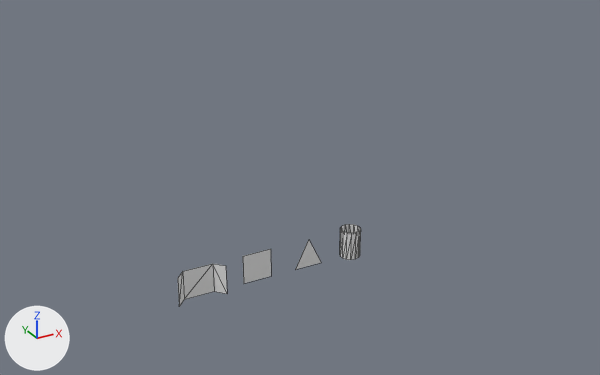
One commit to the Blender file questgame/Assets/Models/Spline Brushes/Standard Brushes.blend: the scene before it, then after it.
Rendered twice from a 50 mm lens placed at (-20.2, -42.5, 26.1), pointed at (10.6, 13.6, -1.9). The axes (+X, +Y, +Z) are drawn at lower left. The lights are the same throughout. Mesh edges are drawn as thin lines.

Objects in the first picture: 'Cylinder Brush', 'Plane Brush', 'Ramp Brush'.
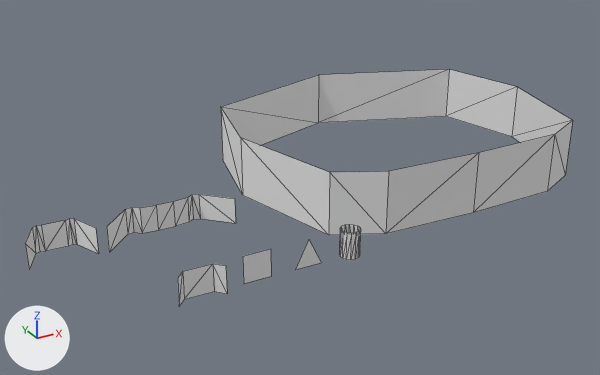
The newer file is also turned or shifted as a whole; pictures and numbers use the older file's frame.

Patch to the scene script:
```diff
--- a/questgame/Assets/Models/Spline Brushes/Standard Brushes.blend.py
+++ b/questgame/Assets/Models/Spline Brushes/Standard Brushes.blend.py
@@ mat_plains @@
+mat_plains = diffuse_material('Plains')
+mat_plains.base_color = (0.8, 0.8, 0.8)  # white #e7e7e7
@@ me_plane_005 @@
+me_plane_005.from_pydata(...)  # 16 vertices, 14 faces; spans x -2.33..2.33, y -2.15..0.08, z -1.0..1.0
+me_plane_005.materials.append(mat_plains)  # its picture is missing
@@ me_plane_004 @@
+me_plane_004.from_pydata(...)  # 20 vertices, 18 faces; spans x -3.09..6.44, y -2.17..0.0, z -1.0..1.0
+me_plane_004.materials.append(mat_plains)  # its picture is missing
@@ me_plane_006 @@
+me_plane_006.from_pydata(...)  # 20 vertices, 20 faces; spans x -9.9..9.9, y -0.4..16.2, z -1.7..1.7
+me_plane_006.materials.append(mat_plains)  # its picture is missing
@@ ob_road_brush @@
+ob_road_brush = bpy.data.objects.new('Road Brush', me_plane_005)
+ob_road_brush.location = (-10.32, 10.57, 0.0)
@@ ob_river_brush @@
+ob_river_brush = bpy.data.objects.new('River Brush', me_plane_004)
+ob_river_brush.location = (-4.21, 10.41, 0.0)
@@ ob_cave_brush @@
+ob_cave_brush = bpy.data.objects.new('Cave Brush', me_plane_006)
+ob_cave_brush.location = (21.06, 4.36, 0.0)
+ob_cave_brush.scale = (1.49, 1.49, 1.49)
```

Location of each change, [x1, y1, x2, y2] in pixels of the pictures (600 x 375 px):
'Cave Brush', added
    after: [221, 69, 573, 235]
'River Brush', added
    after: [107, 194, 236, 252]
'Road Brush', added
    after: [25, 218, 99, 269]
